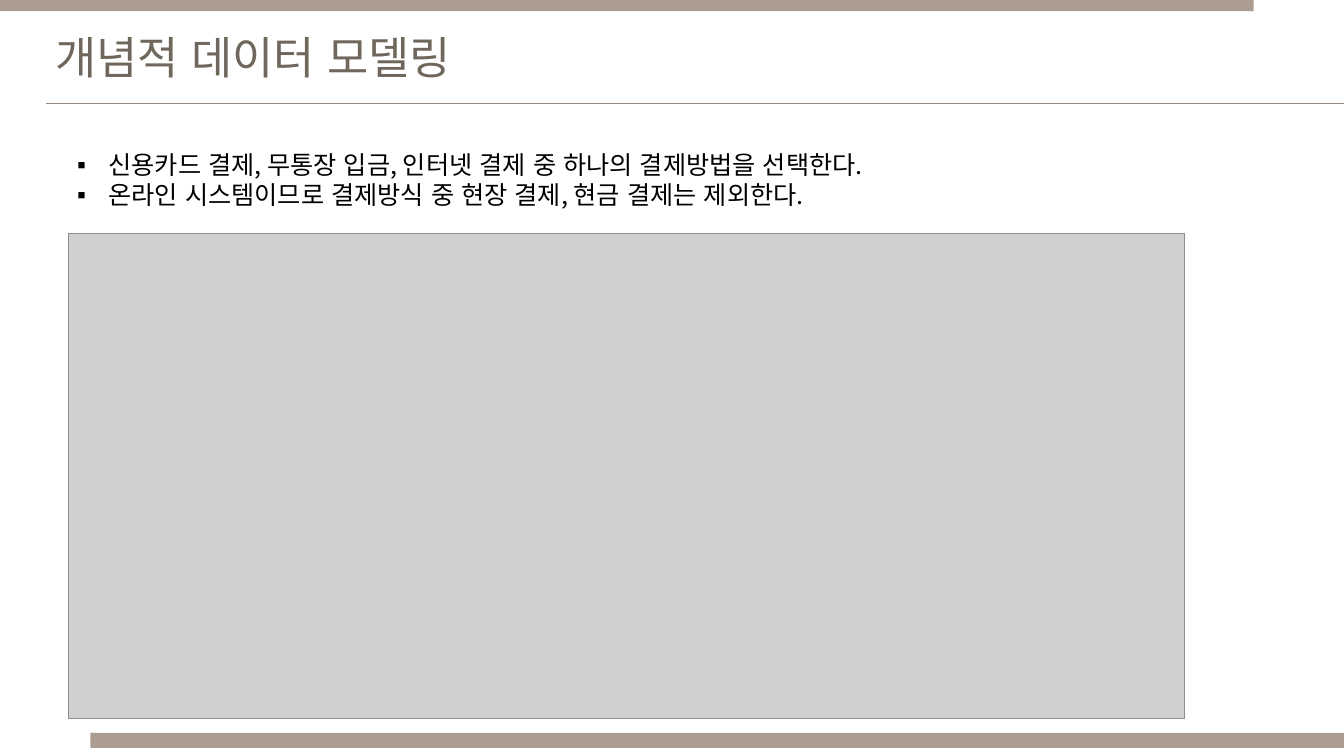
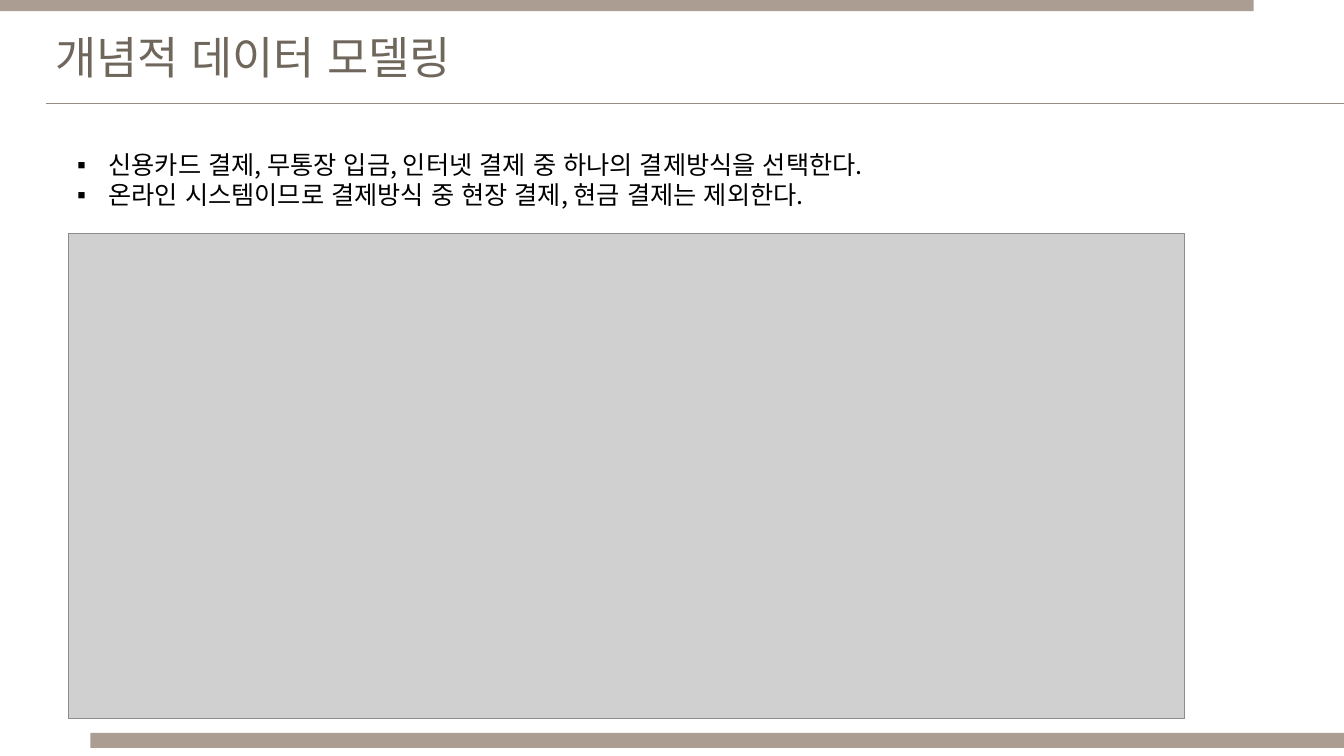
Before and after one commit to Cinema-System/My-Cinema, a slide deck: slide 14 of 중간발표/데이터베이스설계_중간발표_DEJH.pptx. Drawn at 1344x756 pixels with LibreOffice and Linux fonts; fonts in the diff are those of the drawing; grey boxes stand for pictures. Boxes give left, top, right and bottom in pixels: in the first picture for what was removed or moved away, otherwise in the second. Text is boxed around its words. In the diff, an @@ line names an element or a change of style, - is before the commit and + after.

```diff
--- a/중간발표/데이터베이스설계_중간발표_DEJH.pptx
+++ b/중간발표/데이터베이스설계_중간발표_DEJH.pptx
@@ text at bbox=[109, 153, 863, 179]: text changed @@
-▪ 신용카드 결제, 무통장 입금, 인터넷 결제 중 하나의 결제방법을 선택한다.
+▪ 신용카드 결제, 무통장 입금, 인터넷 결제 중 하나의 결제방식을 선택한다.
```
Also in this commit, not shown: 5 other slides changed, 1 other file.
